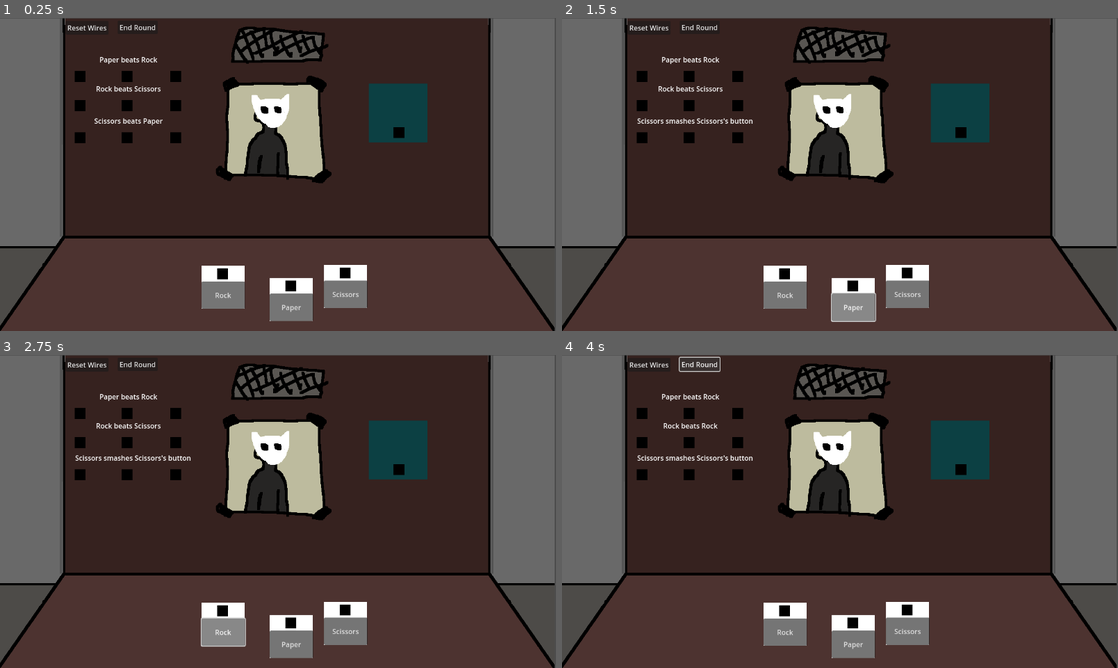
Above: before the commit, frames 1-4 (two rows, left to right).
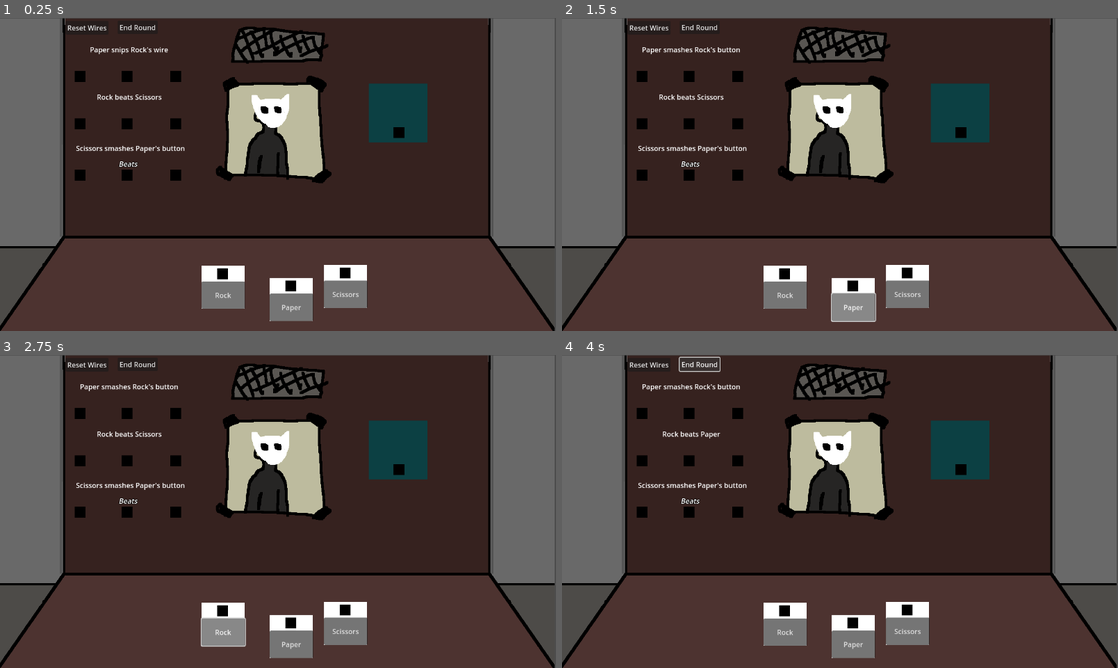
Above: after the commit, the same moments.

Repository: coreytbyrne/RPSGame
Game: Godot game, scene res://game_scenes/encounter/encounter.tscn
Same seed, same stepped clock (60 frames per second), same inputs: the game is played once before the commit and once after it. This scene is started directly instead of the project's main scene.
Inputs:
- Up to frame 1 (0.25 s): no input
- Up to frame 2 (1.5 s): click "End Round" at 0.5 s; click "Paper" at 1.25 s
- Up to frame 3 (2.75 s): click "Rock" at 2 s
- Up to frame 4 (4 s): click "Scissors" at 2.75 s; click "End Round" at 3.5 s

The runs differ from the first frame. In frame 1, 1.6% of the frame differs, in the area x 13-34%, y 9-52%; in frame 2, 1.7%, in the area x 13-35%, y 9-52%; in frame 3, 1.7%; in frame 4, 1.7%.

Commit message:
Enemy Eval + Static Effects
- Updated enemy evaluation to account for constant rules
- added weight parameters to opponent preference
- Added option for static secondary effects to always be applied when certain rules are triggered

Diff:
--- a/entities/participant/opponent/opponent.gd
+++ b/entities/participant/opponent/opponent.gd
@@ -5,7 +5,11 @@
 @export var played_object:GameplayUtils.OBJECT
 @export var player_history:Dictionary[GameplayUtils.OBJECT, int]
 
+
 var buttons:Array[ButtonConfig]
+var available_buttons:Array[ButtonConfig]
+var disabled_buttons:Array[ButtonConfig]
+
 var default_wire_count:int :
 	set(value):
 		default_wire_count = value
@@ -14,6 +18,23 @@
 var rule_board_reference:RulesBoard
 
 
+func set_available_buttons(button_list:Array[ButtonConfig]) -> void:
+	available_buttons = button_list
+	buttons = button_list
+
+
+func disable_button(obj:GameplayUtils.OBJECT) -> void:
+	for button:ButtonConfig in available_buttons:
+		if button.object_name == obj:
+			disabled_buttons.append(available_buttons.pop_at(available_buttons.find(button)))
+
+
+func enable_button(obj:GameplayUtils.OBJECT) -> void:
+	for button:ButtonConfig in disabled_buttons:
+		if button.object_name == obj:
+			available_buttons.append(disabled_buttons.pop_at(disabled_buttons.find(button)))
+
+
 func choose_actions_to_perform() -> void:
 	var possible_actions:Array[ActionSequence] = generate_rules()
 
@@ -30,7 +51,7 @@
 	# Choose a random action
 	var chosen_action_sequence:ActionSequence
 	chosen_action_sequence = possible_actions[randi_range(0, possible_actions.size() - 1)]
-
+	print(chosen_action_sequence)
 	## NOTE: Temp, just for testing
 	#file.store_string("\n\nACTION SELECTED: %s" %chosen_action_sequence.to_string())
 	#file.close()
@@ -77,11 +98,20 @@
 
 	return filtered_actions
 
+
 func generate_rules() -> Array[ActionSequence]:
 	var all_actions:Array[ActionSequence]
 	var rule_list:Dictionary[int, Array]
 
-	for button:ButtonConfig in buttons:
+	if (current_wire_count + wire_count_modifier <= 0) or (available_buttons.size() <= 0 ):
+		var play_object:PlayAction = PlayAction.new()
+		play_object.obj = GameplayUtils.OBJECT.NONE
+
+		var action_sequence:ActionSequence = ActionSequence.new(1)
+		action_sequence.add_action(play_object)
+		return [action_sequence]
+
+	for button:ButtonConfig in available_buttons:
 		var play_object:PlayAction = PlayAction.new()
 		play_object.obj = button.object_name
 
@@ -89,8 +119,8 @@
 		action_sequence.add_action(play_object)
 
 		# Determine Action length
-		var num_actions:int = mini(current_wire_count - 1, buttons.size() - 1)
-		var remaining_buttons:Array[ButtonConfig] = buttons.duplicate()
+		var num_actions:int = mini(current_wire_count - 1 + wire_count_modifier, available_buttons.size() - 1)
+		var remaining_buttons:Array[ButtonConfig] = available_buttons.duplicate()
 		remaining_buttons.pop_at(remaining_buttons.find(button))
 
 		for rule_num:int in range(get_current_rules().size()):
@@ -264,11 +294,23 @@
 
 				match(effect_prefs.winning_preference):
 					EffectPreference.PREFERENCE.HIGH:
-						rule_weight += 10.0
+						rule_weight += prefs.high_weight
 					EffectPreference.PREFERENCE.MEDIUM:
-						rule_weight += 5.0
+						rule_weight += prefs.med_weight
 					EffectPreference.PREFERENCE.LOW:
-						pass
+						rule_weight += prefs.low_weight
+
+				# Static rules only have a fraction of the weight. This is done to avoid the
+				# Opponent ALWAYS playing into static rules
+				if rule.constant_effect != GameplayUtils.EFFECT.NONE:
+					var const_effect_prefs:EffectPreference = prefs.preferences[rule.effect]
+					match(const_effect_prefs.winning_preference):
+						EffectPreference.PREFERENCE.HIGH:
+							rule_weight = rule_weight + (prefs.high_weight/2)
+						EffectPreference.PREFERENCE.MEDIUM:
+							rule_weight  = rule_weight + (prefs.med_weight/2)
+						EffectPreference.PREFERENCE.LOW:
+							rule_weight = rule_weight + (prefs.low_weight/2)
 
 				rule_weight *= player_odds
 			# Losing Position
@@ -278,11 +320,25 @@
 
 				match(effect_prefs.losing_preference):
 					EffectPreference.PREFERENCE.HIGH:
-						rule_weight -= 10.0
+						rule_weight -= prefs.high_weight
 					EffectPreference.PREFERENCE.MEDIUM:
-						rule_weight -= 5.0
+						rule_weight -= prefs.med_weight
 					EffectPreference.PREFERENCE.LOW:
-						pass
+						rule_weight -= prefs.low_weight
+
+				# Static rules only have a fraction of the weight. This is done to avoid the
+				# Opponent ALWAYS playing into static rules
+				if rule.constant_effect != GameplayUtils.EFFECT.NONE:
+					var const_effect_prefs:EffectPreference = prefs.preferences[rule.effect]
+					match(const_effect_prefs.losing_preference):
+						EffectPreference.PREFERENCE.HIGH:
+							rule_weight = rule_weight - (prefs.high_weight/2)
+						EffectPreference.PREFERENCE.MEDIUM:
+							rule_weight  = rule_weight - (prefs.med_weight/2)
+						EffectPreference.PREFERENCE.LOW:
+							rule_weight = rule_weight - (prefs.low_weight/2)
+
+
 				rule_weight *= player_odds
 
 		action_weight = snappedf(rule_weight, .001)
@@ -293,8 +349,6 @@
 		var print_str:String = "Sequence Weight: %f.\n" % action_weight
 		for count:int in range(_actions.size()):
 			print_str += "Action Number: %d. Action{%s}\n" % [count, _actions[count].to_string()]
-
-		print_str += "---------------------------------------------------------\n"
 		return print_str
 
 class RuleObjectAction extends Action:
--- a/entities/participant/opponent/opponent.tscn
+++ b/entities/participant/opponent/opponent.tscn
@@ -4,6 +4,3 @@
 
 [node name="Opponent" type="Node2D"]
 script = ExtResource("1_8r4vp")
-played_object = null
-health = null
-participant_name = null
--- a/entities/participant/opponent/opponent_preferences/opponent_preferences_base.gd
+++ b/entities/participant/opponent/opponent_preferences/opponent_preferences_base.gd
@@ -2,3 +2,6 @@
 class_name OpponentPreferences
 
 @export var preferences:Dictionary[GameplayUtils.EFFECT, EffectPreference]
+@export var high_weight:float = 10.0
+@export var med_weight:float = 5.0
+@export var low_weight:float = 0.0
--- a/entities/participant/opponent/opponent_preferences/test_opponent_preferences.tres
+++ b/entities/participant/opponent/opponent_preferences/test_opponent_preferences.tres
@@ -1,7 +1,11 @@
-[gd_resource type="Resource" script_class="OpponentPreferences" load_steps=7 format=3 uid="uid://cjewkgo5pwd1g"]
+[gd_resource type="Resource" script_class="OpponentPreferences" load_steps=8 format=3 uid="uid://cjewkgo5pwd1g"]
 
 [ext_resource type="Script" uid="uid://b6o5xkxolvn1y" path="res://entities/participant/opponent/opponent_preferences/effect_preference_base.gd" id="1_mkm0v"]
 [ext_resource type="Script" uid="uid://vlb3j2bnlpgq" path="res://entities/participant/opponent/opponent_preferences/opponent_preferences_base.gd" id="2_odsj0"]
+
+[sub_resource type="Resource" id="Resource_awtmn"]
+script = ExtResource("1_mkm0v")
+metadata/_custom_type_script = "uid://b6o5xkxolvn1y"
 
 [sub_resource type="Resource" id="Resource_mkm0v"]
 script = ExtResource("1_mkm0v")
@@ -10,14 +14,13 @@
 
 [sub_resource type="Resource" id="Resource_odsj0"]
 script = ExtResource("1_mkm0v")
-winning_preference = 1
+winning_preference = 2
 losing_preference = 2
 metadata/_custom_type_script = "uid://b6o5xkxolvn1y"
 
 [sub_resource type="Resource" id="Resource_u0kst"]
 script = ExtResource("1_mkm0v")
 winning_preference = 1
-losing_preference = 2
 metadata/_custom_type_script = "uid://b6o5xkxolvn1y"
 
 [sub_resource type="Resource" id="Resource_j5vjf"]
@@ -27,9 +30,10 @@
 [resource]
 script = ExtResource("2_odsj0")
 preferences = Dictionary[int, ExtResource("1_mkm0v")]({
-0: SubResource("Resource_mkm0v"),
-1: SubResource("Resource_odsj0"),
-2: SubResource("Resource_u0kst"),
-3: SubResource("Resource_j5vjf")
+0: SubResource("Resource_awtmn"),
+1: SubResource("Resource_mkm0v"),
+2: SubResource("Resource_odsj0"),
+3: SubResource("Resource_u0kst"),
+4: SubResource("Resource_j5vjf")
 })
 metadata/_custom_type_script = "uid://vlb3j2bnlpgq"
--- a/entities/player_buttons/button_configs/paper_button.tres
+++ b/entities/player_buttons/button_configs/paper_button.tres
@@ -5,5 +5,5 @@
 [resource]
 script = ExtResource("1_1dtvi")
 object_name = 2
-effect = 3
+effect = 4
 metadata/_custom_type_script = "uid://cd8i00kjkmq6c"
--- a/entities/player_buttons/button_configs/rock_button.tres
+++ b/entities/player_buttons/button_configs/rock_button.tres
@@ -5,5 +5,5 @@
 [resource]
 script = ExtResource("1_shocy")
 object_name = 1
-effect = 1
+effect = 2
 metadata/_custom_type_script = "uid://cd8i00kjkmq6c"
--- a/entities/player_buttons/button_configs/scissors_button.tres
+++ b/entities/player_buttons/button_configs/scissors_button.tres
@@ -5,5 +5,5 @@
 [resource]
 script = ExtResource("1_5pcl6")
 object_name = 3
-effect = 2
+effect = 3
 metadata/_custom_type_script = "uid://cd8i00kjkmq6c"
--- a/entities/rule/rule.gd
+++ b/entities/rule/rule.gd
@@ -27,6 +27,11 @@
 	right_target.committed_assignment.connect(update_rule_text.bind(RULE_CHANGE_TYPE.COMMIT))
 	right_target.reverted_assignment.connect(update_rule_text.bind(RULE_CHANGE_TYPE.REVERT))
 	right_target.set_initial_assignment(rule_config.right_object)
+
+	if rule_config.constant_effect != GameplayUtils.EFFECT.NONE:
+		$RuleConstant.text = "[i]%s[/i]" % [GameplayUtils.get_effect_name(rule_config.constant_effect)]
+	else:
+		$RuleConstant.text = ""
 
 
 func opponent_update(rule_target:RULE_TARGET, update) -> void:
@@ -80,5 +85,6 @@
 	current_rule.left_object = left_target.assignment
 	current_rule.effect = effect_target.assignment
 	current_rule.right_object = right_target.assignment
+	current_rule.constant_effect = rule_config.constant_effect
 
 	return current_rule
--- a/entities/rule/rule.tscn
+++ b/entities/rule/rule.tscn
@@ -17,10 +17,22 @@
 
 [node name="RuleText" type="Label" parent="."]
 custom_minimum_size = Vector2(200, 50)
-offset_left = -12.0
-offset_top = -63.0
-offset_right = 234.0
-offset_bottom = -13.0
+offset_left = -10.0
+offset_top = -86.0
+offset_right = 236.0
+offset_bottom = -36.0
 text = "Rock Beats Paper"
 horizontal_alignment = 1
 vertical_alignment = 1
+
+[node name="RuleConstant" type="RichTextLabel" parent="."]
+offset_left = -10.0
+offset_top = -37.0
+offset_right = 231.0
+offset_bottom = -14.0
+theme_override_colors/font_outline_color = Color(0, 0, 0, 1)
+theme_override_constants/outline_size = 4
+bbcode_enabled = true
+text = "[i]Placeholder[/i]"
+horizontal_alignment = 1
+vertical_alignment = 1
--- a/entities/rule/rule_configs/paper_beats_rock.tres
+++ b/entities/rule/rule_configs/paper_beats_rock.tres
@@ -5,5 +5,6 @@
 [resource]
 script = ExtResource("1_pqabf")
 left_object = 2
+effect = 3
 right_object = 1
 metadata/_custom_type_script = "uid://cfk5nrkdvl5ig"
--- a/entities/rule/rule_configs/rock_beats_scissors.tres
+++ b/entities/rule/rule_configs/rock_beats_scissors.tres
@@ -5,5 +5,6 @@
 [resource]
 script = ExtResource("1_qrfo7")
 left_object = 1
+effect = 1
 right_object = 3
 metadata/_custom_type_script = "uid://cfk5nrkdvl5ig"
--- a/entities/rule/rule_configs/rule_configs.gd
+++ b/entities/rule/rule_configs/rule_configs.gd
@@ -4,3 +4,5 @@
 @export var left_object:GameplayUtils.OBJECT
 @export var effect:GameplayUtils.EFFECT
 @export var right_object:GameplayUtils.OBJECT
+
+@export var constant_effect:GameplayUtils.EFFECT
--- a/entities/rule/rule_configs/scissors_beats_paper.tres
+++ b/entities/rule/rule_configs/scissors_beats_paper.tres
@@ -5,5 +5,7 @@
 [resource]
 script = ExtResource("1_41o5q")
 left_object = 3
+effect = 2
 right_object = 2
+constant_effect = 1
 metadata/_custom_type_script = "uid://cfk5nrkdvl5ig"
--- a/game_scenes/encounter/encounter.gd
+++ b/game_scenes/encounter/encounter.gd
@@ -37,7 +37,7 @@
 
 	# Setup Opponent dependencies/configs
 	$Opponent.rule_board_reference = rules_board
-	$Opponent.buttons = encounter_config.opponent_buttons
+	$Opponent.set_available_buttons(encounter_config.opponent_buttons)
 	$Opponent.default_wire_count = encounter_config.num_opponent_wires
 
 
@@ -134,7 +134,7 @@
 
 func resolve_rules(player_obj:GameplayUtils.OBJECT,opponent_obj:GameplayUtils.OBJECT,rules:Array[RuleConfig]) -> void:
 	for rule:RuleConfig in rules:
-
+		print("Rule Triggered: %s\n" % GameplayUtils.get_effect_text(rule.left_object,rule.effect, rule.right_object))
 		# Check if it is the player or opponent that wins the rule
 		if rule.left_object != rule.right_object:
 			var winner:Participant
@@ -147,12 +147,20 @@
 				loser = $Player
 
 			RuleResolver.delegate_rule_resolve(winner, loser, rule.effect)
+			RuleResolver.delegate_rule_resolve(winner, loser, rule.constant_effect)
 
 		# If the objects are the same, the rule resolution should trigger for both participants.
 		else:
 			RuleResolver.delegate_rule_resolve($Player, $Opponent, rule.effect)
+			RuleResolver.delegate_rule_resolve($Player, $Opponent, rule.constant_effect)
 			RuleResolver.delegate_rule_resolve($Opponent, $Player, rule.effect)
-
+			RuleResolver.delegate_rule_resolve($Opponent, $Player, rule.constant_effect)
+
+func check_if_round_over() -> void:
+	if $Player.health <= 0:
+		print("%s loses" % $Player.participant_name)
+	if $Opponent.health <= 0:
+		print("%s loses" % $Opponent.participant_name)
 
 func _unhandled_input(event: InputEvent) -> void:
 	if event.is_action_pressed("select"):
@@ -179,15 +187,20 @@
 	if current_wire != null:
 		return
 
+	$Opponent.choose_actions_to_perform()
+
 	for wire:Wire in $Player/Wires.get_children():
 		wire.connected_target.commit_assignment()
 		await SignalBus.rule_updated
-
-	$Opponent.choose_actions_to_perform()
+	print("You played %s" % [GameplayUtils.get_object_name($Player.played_object.target.assignment)])
+	$Opponent.add_to_player_history($Player/PlayedObject.get_played_object())
 
 	resolve_round()
 
 	RuleResolver.next_round()
 	RuleResolver.resolve_futures_round_start()
 
+	check_if_round_over()
+
 	_on_reset_wires_pressed()
+	print("**************************************************************")
--- a/game_scenes/encounter/encounter.tscn
+++ b/game_scenes/encounter/encounter.tscn
@@ -39,16 +39,12 @@
 position = Vector2(185, 134)
 
 [node name="Player" parent="." instance=ExtResource("7_1kcpe")]
+health = 3
 participant_name = "Corey"
 
 [node name="Opponent" parent="." instance=ExtResource("8_1kcpe")]
 preferences = ExtResource("9_fbhgj")
-played_object = 1
-player_history = Dictionary[int, int]({
-1: 5,
-2: 2,
-3: 0
-})
+health = 3
 participant_name = "Fynn"
 
 [connection signal="pressed" from="ResetWiresButton" to="." method="_on_reset_wires_pressed"]
--- a/game_scenes/encounter/encounter_configs/test_encounter.tres
+++ b/game_scenes/encounter/encounter_configs/test_encounter.tres
@@ -13,7 +13,6 @@
 [resource]
 script = ExtResource("2_nn4yx")
 player_buttons = Array[ExtResource("1_2mat3")]([ExtResource("2_ocjs7"), ExtResource("3_ko5nk"), ExtResource("4_ln0t5")])
-num_opponent_wires = 3
-opponent_buttons = Array[ExtResource("1_2mat3")]([ExtResource("2_ocjs7"), ExtResource("3_ko5nk"), ExtResource("4_ln0t5")])
+opponent_buttons = Array[ExtResource("1_2mat3")]([ExtResource("3_ko5nk"), ExtResource("2_ocjs7"), ExtResource("4_ln0t5")])
 rules = Array[ExtResource("5_ko5nk")]([ExtResource("6_v7cu4"), ExtResource("7_y41la"), ExtResource("8_p0vx0")])
 metadata/_custom_type_script = "uid://qhm0afqsyma5"
--- a/game_scenes/encounter/rules_board.tscn
+++ b/game_scenes/encounter/rules_board.tscn
@@ -12,15 +12,15 @@
 [node name="RuleSpawn1" type="Marker2D" parent="RuleSpawnPositions"]
 
 [node name="RuleSpawn2" type="Marker2D" parent="RuleSpawnPositions"]
-position = Vector2(0, 67)
+position = Vector2(0, 109)
 
 [node name="RuleSpawn3" type="Marker2D" parent="RuleSpawnPositions"]
-position = Vector2(0, 141)
+position = Vector2(0, 227)
 
 [node name="RuleSpawn4" type="Marker2D" parent="RuleSpawnPositions"]
-position = Vector2(0, 204)
+position = Vector2(0, 331)
 
 [node name="RuleSpawn5" type="Marker2D" parent="RuleSpawnPositions"]
-position = Vector2(0, 266)
+position = Vector2(0, 444)
 
 [node name="Rules" type="Node2D" parent="."]
--- a/utilities/gameplay_utils.gd
+++ b/utilities/gameplay_utils.gd
@@ -9,6 +9,7 @@
 }
 
 enum EFFECT {
+	NONE,
 	BEATS,
 	SMASHES,
 	SNIPS,
@@ -20,6 +21,7 @@
 	EFFECT.SMASHES: "%s smashes %s's button",
 	EFFECT.SNIPS: "%s snips %s's wire",
 	EFFECT.COPIES: "%s copies the effect of %s",
+	EFFECT.NONE: ""
 }
 
 static func get_object_name(obj:OBJECT) -> String:
@@ -31,7 +33,10 @@
 
 
 static func get_effect_text(left_object:OBJECT, effect:EFFECT, right_object:OBJECT) -> String:
-	return _effect_text[effect] % [get_object_name(left_object), get_object_name(right_object)]
+	if effect != EFFECT.NONE:
+		return _effect_text[effect] % [get_object_name(left_object), get_object_name(right_object)]
+	else:
+		return ""
 
 
 static func get_corresponding_effect_from_object(obj:OBJECT) -> EFFECT:
--- a/utilities/rule_resolver.gd
+++ b/utilities/rule_resolver.gd
@@ -38,6 +38,8 @@
 			snips(winner,loser)
 		GameplayUtils.EFFECT.COPIES:
 			copies(winner,loser)
+		GameplayUtils.EFFECT.NONE:
+			pass
 		_:
 			var effect_string:String = GameplayUtils.get_effect_name(effect)
 			assert(false, "The effect passed does not have a Rule Resolve reference yet. Effect %s" % effect_string)
@@ -56,6 +58,9 @@
 				var button_ref:PlayerButton = wire.connected_button
 				button_ref.toggle_button_disable(true)
 				add_future(rounds_played+2, func():button_ref.toggle_button_disable(false);print("Button Restored"))
+	else:
+		loser.disable_button(loser.played_object)
+		add_future(rounds_played+2, func():loser.enable_button(loser.played_object);print("Opponent Button Restored"))
 
 
 func snips(winner:Participant, loser:Participant) -> void:
